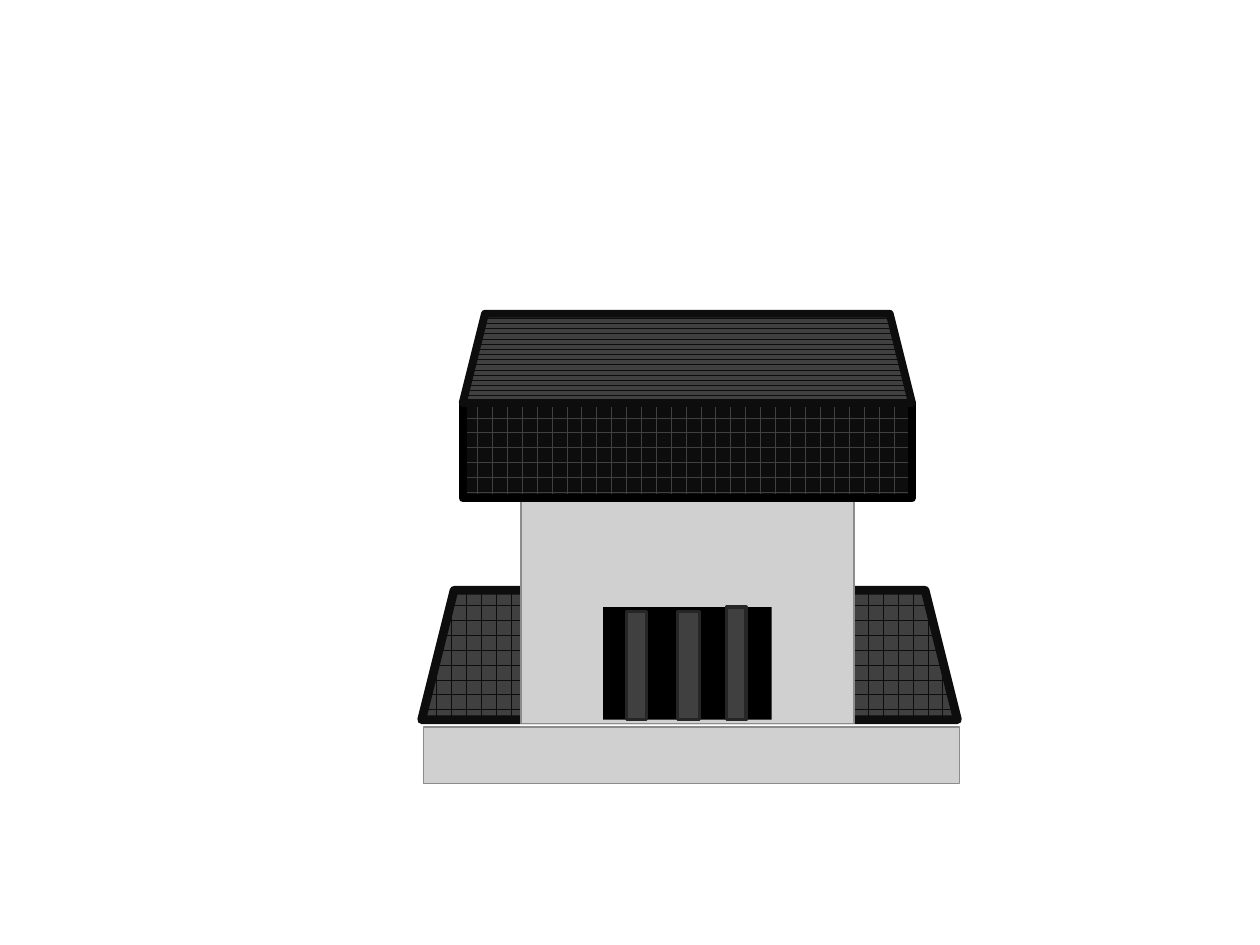
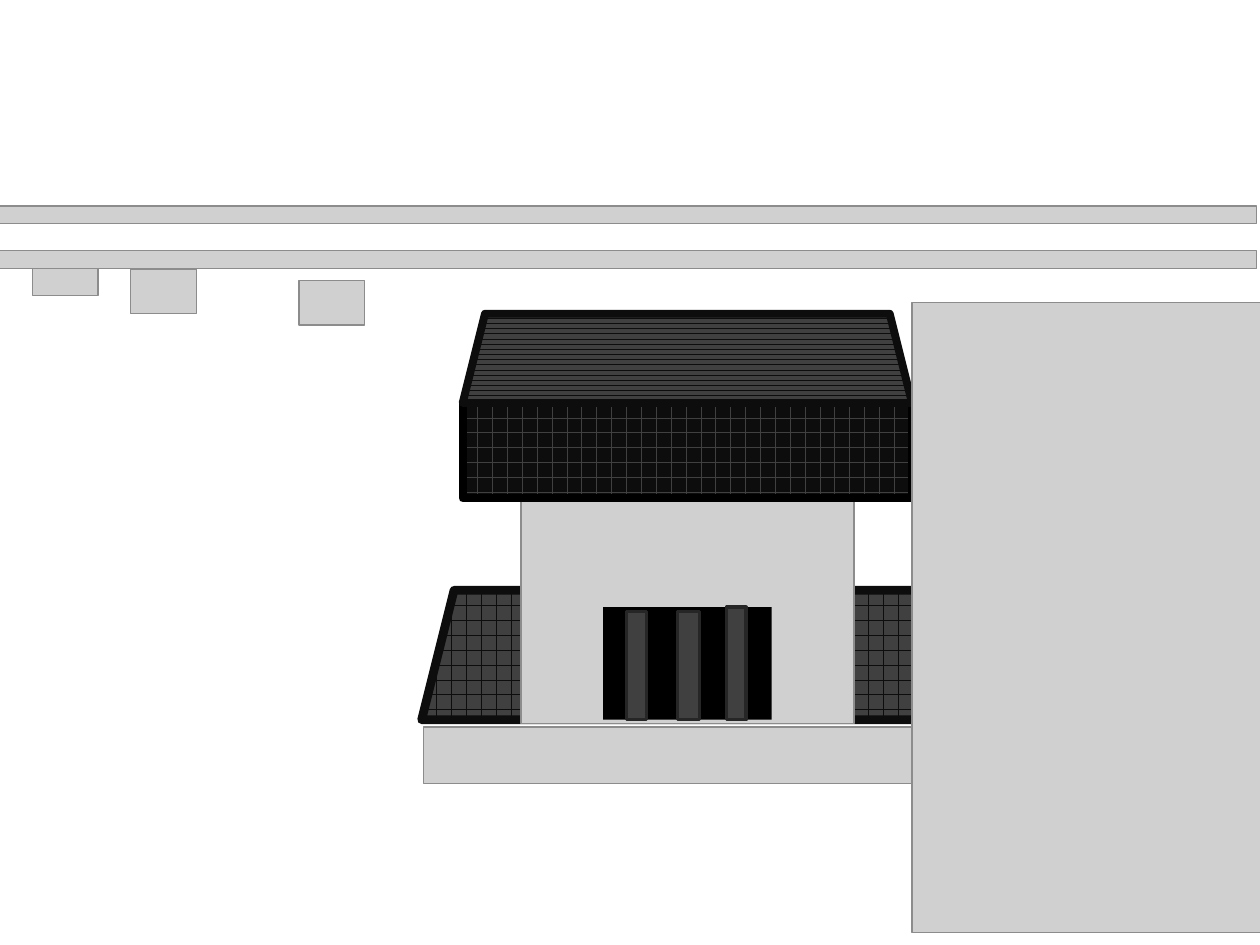
Before and after one commit to Dev-YoonLim/2DGP_YJW, a slide deck: slide 1 of Game_Project/ch1/작업용 PPT.pptx. Drawn at 1260x945 pixels with LibreOffice and Linux fonts; fonts in the diff are those of the drawing; grey boxes stand for pictures; background and template pictures are left out. Boxes give left, top, right and bottom in pixels: in the first picture for what was removed or moved away, otherwise in the second. Text is boxed around its words. In the diff, an @@ line names an element or a change of style, - is before the commit and + after.

```diff
--- a/Game_Project/ch1/작업용 PPT.pptx
+++ b/Game_Project/ch1/작업용 PPT.pptx
@@ picture added at (0, 205, 1256, 223) @@
@@ picture added at (0, 251, 1256, 268) @@
@@ picture added at (33, 253, 98, 295) @@
@@ picture added at (131, 268, 197, 312) @@
@@ picture added at (299, 281, 364, 325) @@
@@ picture added at (912, 302, 1260, 932) @@
```
Also in this commit, not shown: 3 slides added, 31 other files.
